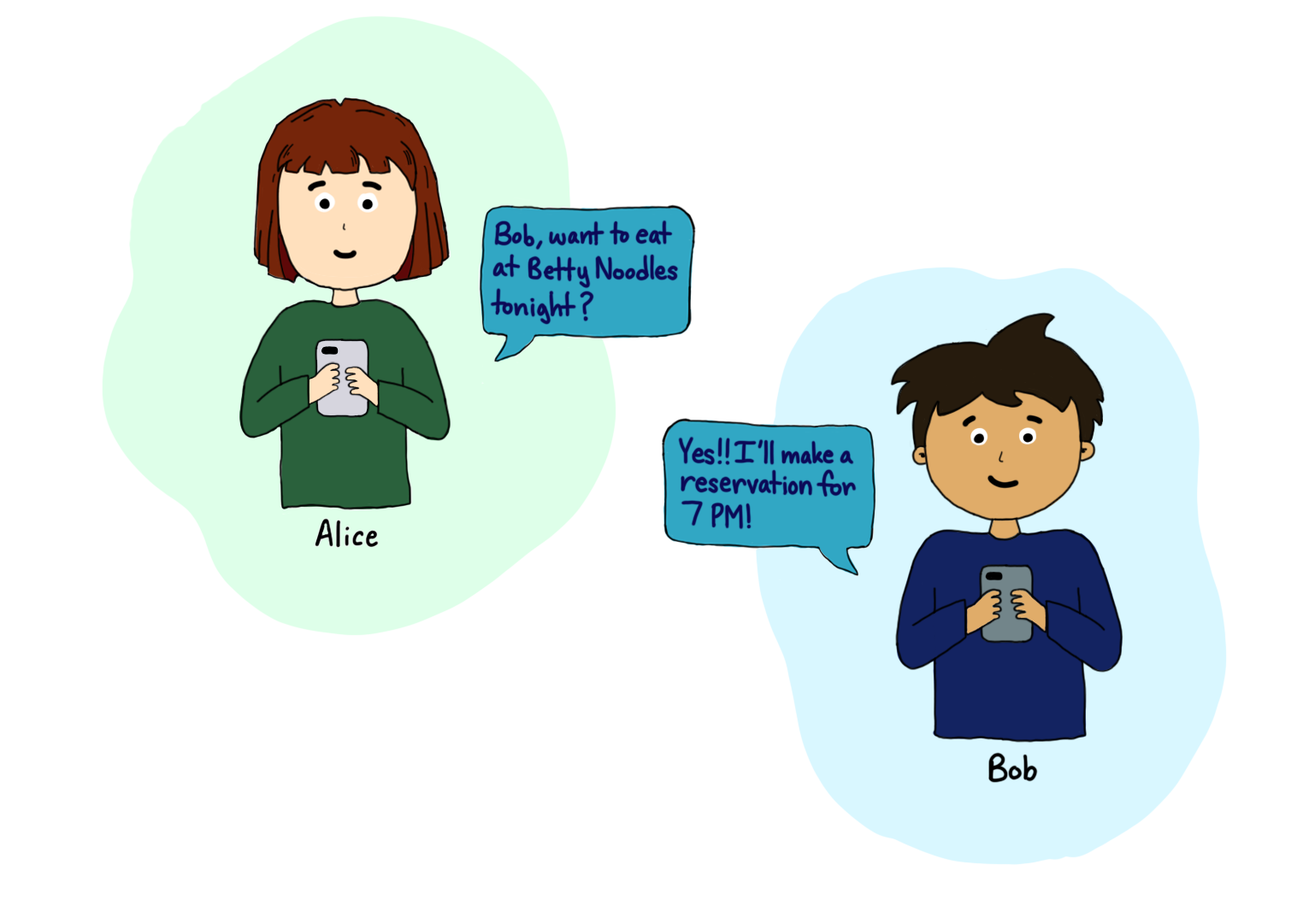
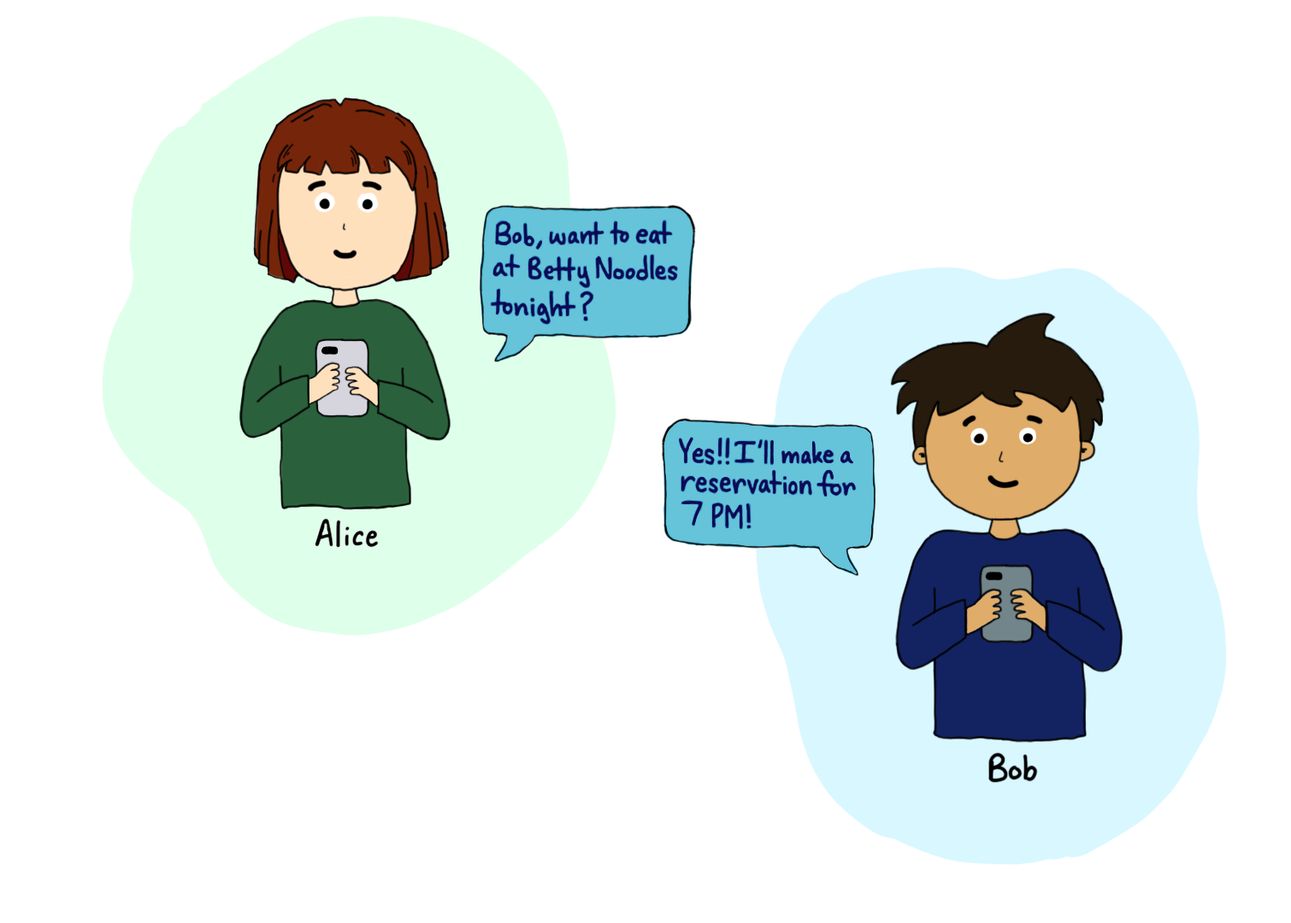
Layer changes from the first 1291x923 image to the second:
painted on "image copy" over [481, 206, 694, 361]
painted on "image" (2nd of 2) over [664, 419, 875, 576]
